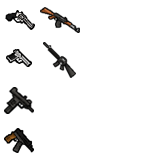
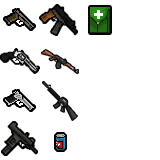
Revision of a layered 160×160 image; what changed, layer by layer:
added layer "trousse" above "canette" over 88, 5, 112, 35
added layer "canette" above "m16" over 54, 132, 67, 152
added layer "m16" above "ak47" over 42, 81, 78, 121
renamed "M16" to "ak47", painted on it over 41, 42, 79, 78
removed layer "AK47" over 40, 7, 80, 33
painted on "skorpion" over 4, 4, 78, 153
painted on "uzi" over 1, 87, 38, 156
removed layer "Deagle" over 6, 49, 32, 67
added layer "deagle" above "gun1" over 3, 89, 36, 112
painted on "gun1" over 0, 10, 40, 74
added layer "gun de base" above "Rectangle 1" over 3, 8, 36, 31
